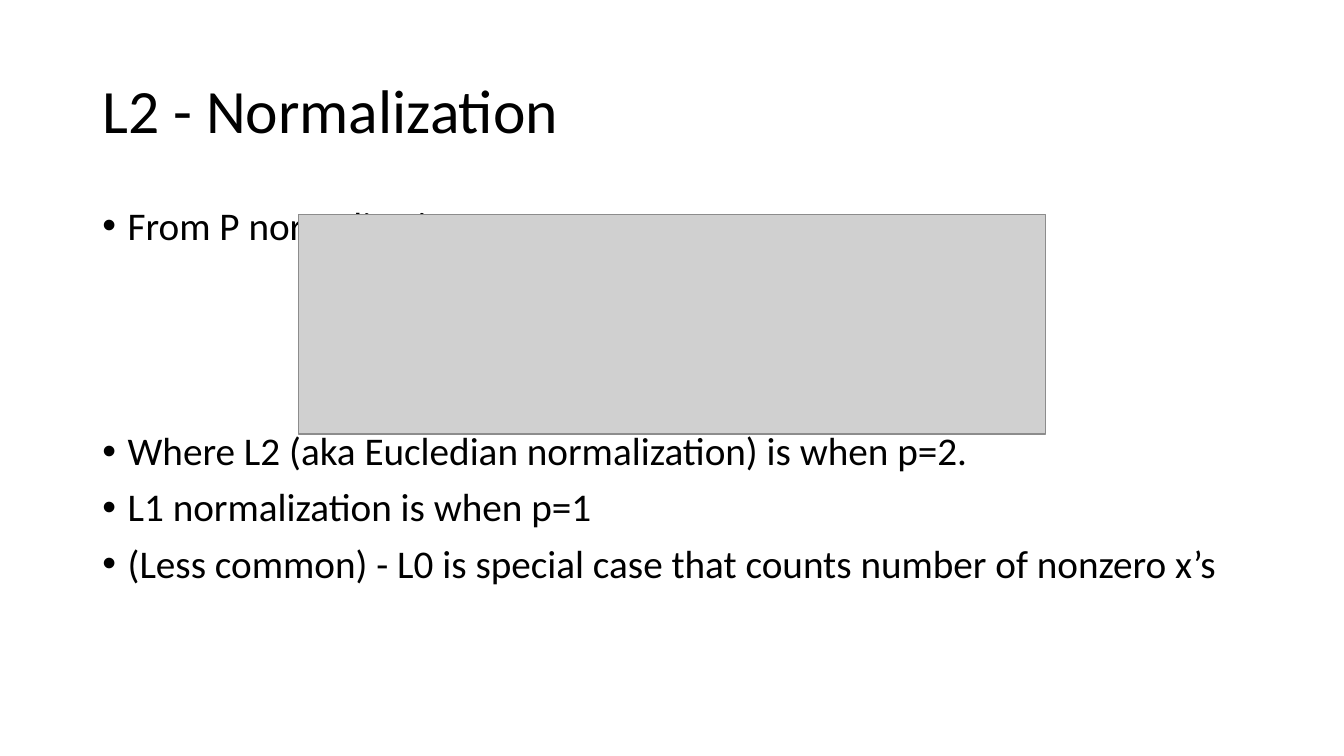
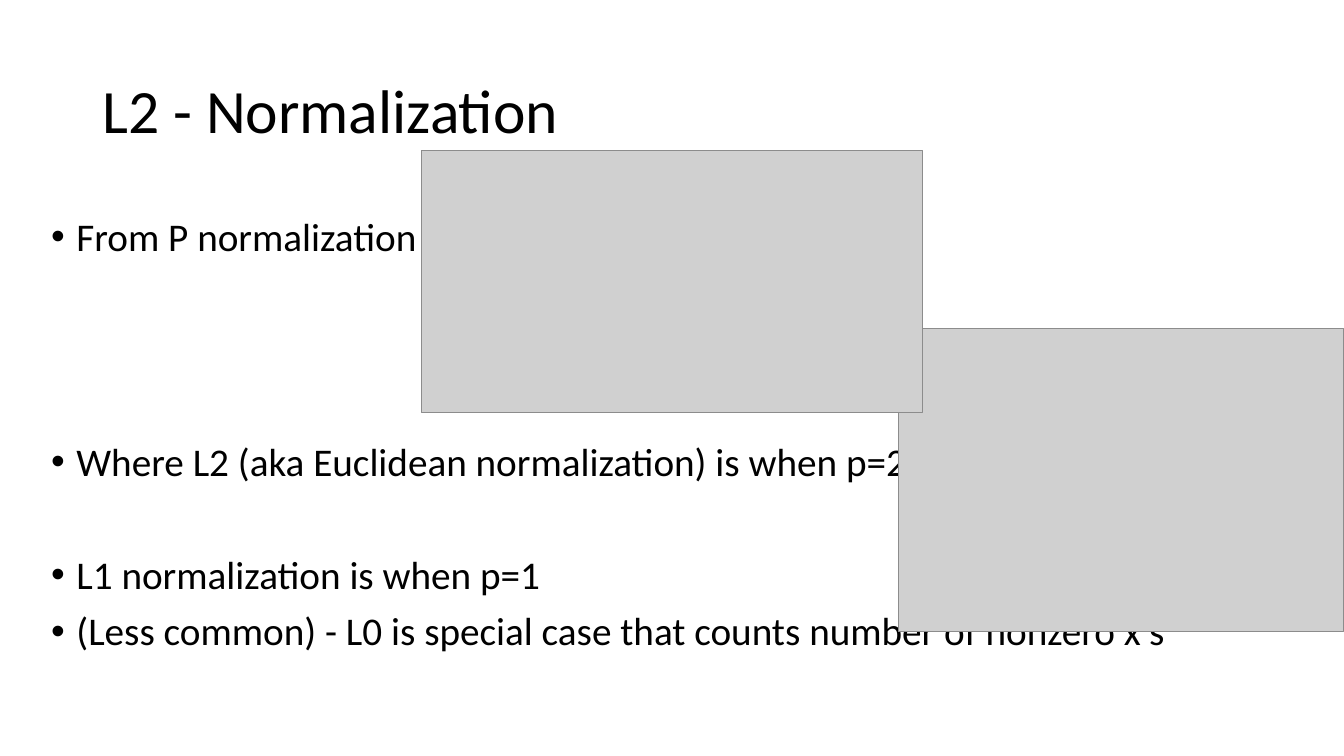
Before and after one commit to bigbioinformatics/Biomedical-ML-with-Python, a slide deck: slide 9 of Module_8/Module_8.pptx (slide 6 before the commit). Drawn at 1344x756 pixels with LibreOffice and Linux fonts; fonts in the diff are those of the drawing; grey boxes stand for pictures. Boxes give left, top, right and bottom in pixels: in the first picture for what was removed or moved away, otherwise in the second. Text is boxed around its words. In the diff, an @@ line names an element or a change of style, - is before the commit and + after.

```diff
--- a/Module_8/Module_8.pptx
+++ b/Module_8/Module_8.pptx
@@ picture resized from (x1=298, y1=215, x2=1047, y2=435) to (x1=421, y1=150, x2=923, y2=412) @@
@@ text "From P normalization" moved from (x1=128, y1=207, x2=1216, y2=585) to (x1=76, y1=223, x2=1165, y2=655) @@
@@ picture added at (x1=899, y1=329, x2=1344, y2=632) @@
@@ text at (x1=76, y1=443, x2=916, y2=486): text changed @@
-• Where L2 (aka Eucledian normalization) is when p=2.
+• Where L2 (aka Euclidean normalization) is when p=2.
```
Also in this commit, not shown: 5 other slides changed, 4 slides added.
